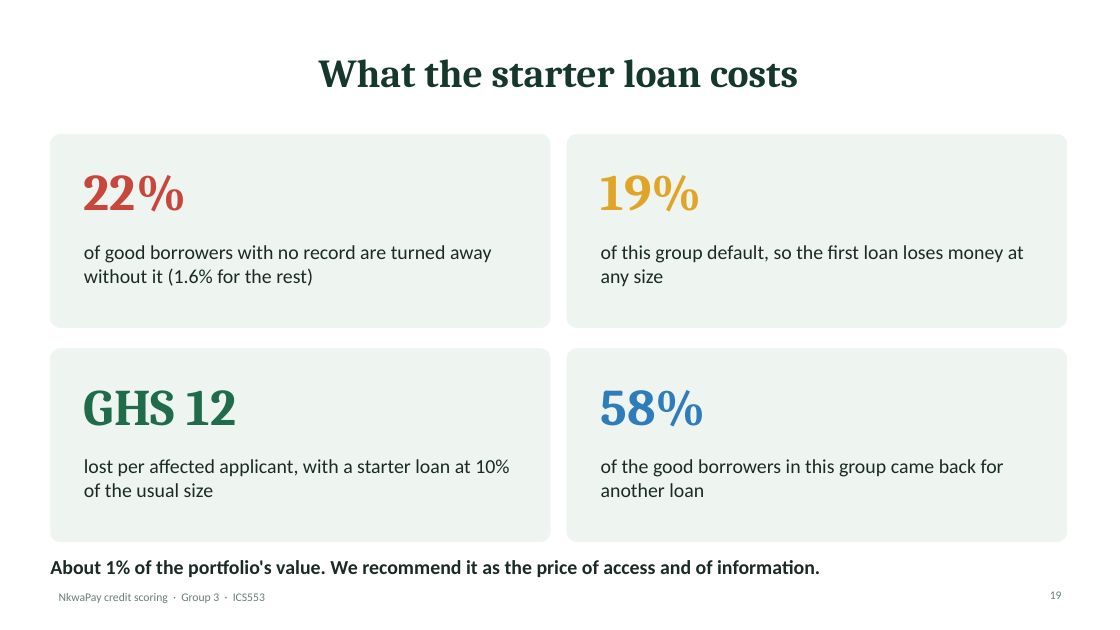
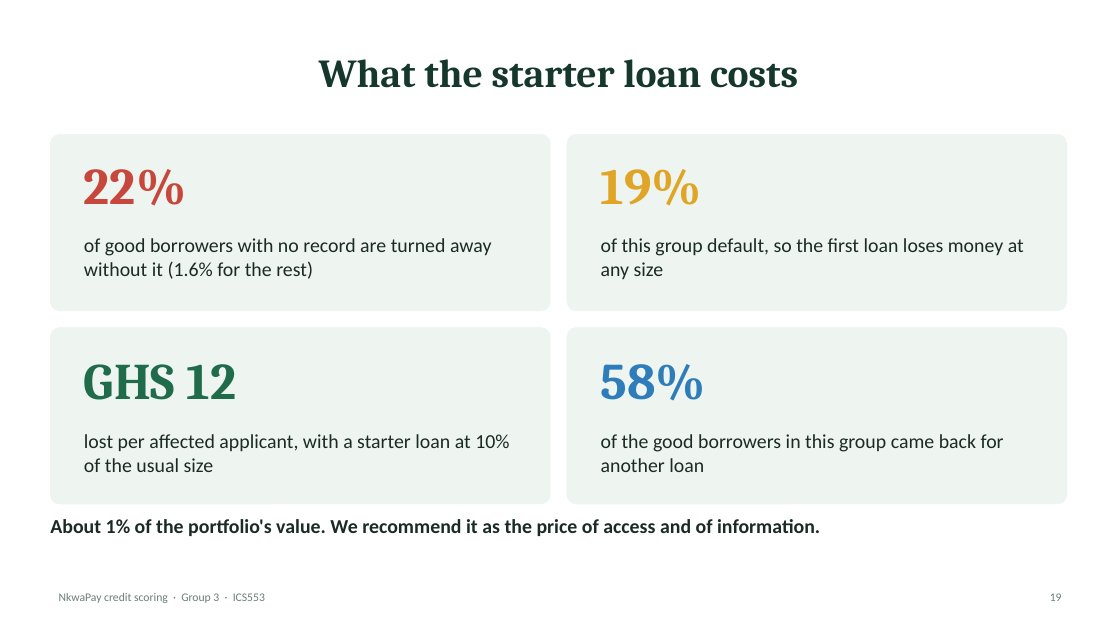
Before and after one commit to ASU-MICS-2028/mle-group-3-prosit-2, a slide deck: slide 19 of slides/NkwaPay_Debrief_Simple.pptx. Drawn at 1120x630 pixels with LibreOffice and Linux fonts; fonts in the diff are those of the drawing. Boxes give left, top, right and bottom in pixels: in the first picture for what was removed or moved away, otherwise in the second. Text is boxed around its words. In the diff, an @@ line names an element or a change of style, - is before the commit and + after.

```diff
--- a/slides/NkwaPay_Debrief_Simple.pptx
+++ b/slides/NkwaPay_Debrief_Simple.pptx
@@ rounded rectangle: place and size @@
-rounded rectangle at [50, 134, 550, 328]
+rounded rectangle at [50, 134, 550, 311]
@@ rounded rectangle: place and size @@
-rounded rectangle at [567, 134, 1067, 328]
+rounded rectangle at [567, 134, 1067, 311]
@@ 4 texts: place and size @@
-4 texts at [84, 175, 1024, 286]
+4 texts at [84, 169, 1024, 279]
@@ rounded rectangle: place and size @@
-rounded rectangle at [50, 349, 550, 542]
+rounded rectangle at [50, 328, 550, 504]
@@ rounded rectangle: place and size @@
-rounded rectangle at [567, 349, 1067, 542]
+rounded rectangle at [567, 328, 1067, 504]
@@ 4 texts: place and size @@
-4 texts at [84, 390, 1004, 497]
+4 texts at [84, 364, 1004, 472]
@@ text "About 1% of the portfolio's ...": place and size @@
-text "About 1% of the portfolio's ..." at [50, 560, 820, 577]
+text "About 1% of the portfolio's ..." at [50, 519, 820, 536]
```
Also in this commit, not shown: 23 other slides changed.
